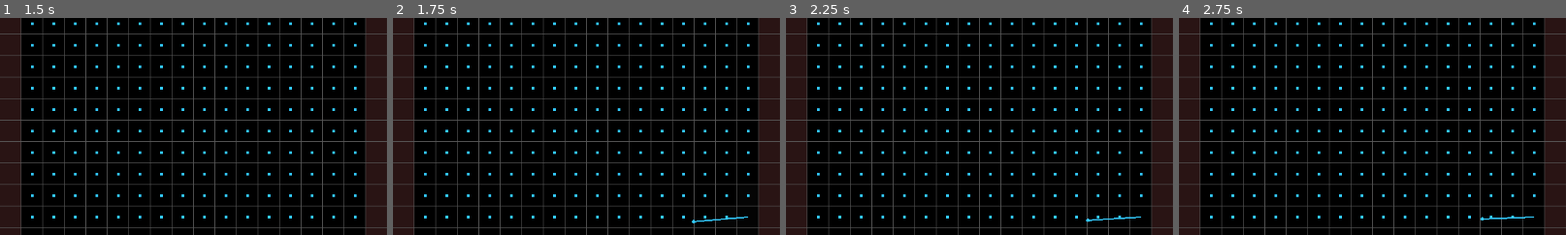
Above: before the commit, frames 1-4 (left to right).
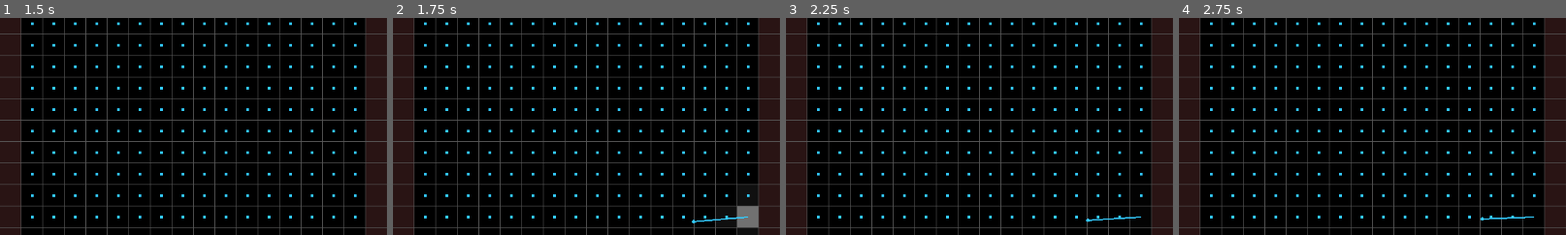
Above: after the commit, the same moments.

Repository: rskupnik/godot-fluid-simulation-demo
Game: Godot game, scene res://root.tscn
Same seed, same stepped clock (60 frames per second), same inputs: the game is played once before the commit and once after it.
Inputs (mouse positions are % of the whole screen's width and height, from its top left):
- Up to frame 1 (1.5 s): tap Enter at 0.5 s; move the mouse to (45, 70) at 0.52 s; click (45, 70) at 0.67 s; tap Space at 1.25 s; drag from (80, 65) to (45, 70) at 1.27 s
- Up to frame 2 (1.75 s): no input
- Up to frame 3 (2.25 s): move the mouse to (20, 35) at 2.02 s; click (20, 35) at 2.17 s
- Up to frame 4 (2.75 s): no input
The pictures show only the part of the screen within x 0-50%, y 26-76%; the shares and areas given below are measured in that part.

Frame 1 is identical in both runs. In frame 2, 0.5% of the frame differs, in the area x 88-95%, y 86-97%; in frame 3, less than 0.1%; in frame 4, nothing differs.

Commit message:
add boundary simulation

Diff:
--- a/fluid_grid.gd
+++ b/fluid_grid.gd
@@ -159,6 +159,7 @@
 				s0 * (t0 * density_prev[IX(i0, j0)] + t1 * density_prev[IX(i0, j1)]) +
 				s1 * (t0 * density_prev[IX(i1, j0)] + t1 * density_prev[IX(i1, j1)])
 			)
+	set_bnd(BoundaryType.DENSITY, density)
 
 # Diffusion simply means spreading the density to the neighbouring cells
 # Think of it like putting a drop of paint in water - it will spread
@@ -187,6 +188,105 @@
 						density[IX(i, j + 1)]		# :)
 					)
 				) / (1.0 + 4.0 * a)					# This balances the math, since we add densities from 5 cells (this one + 4 neighbours). Without this, the density would grow too much (try it!)
+		set_bnd(BoundaryType.DENSITY, density)
+
+# This is the "original" function as defined in the Stam paper
+# It is NOT USED by this program. I left it only for reference
+# It is much more performant because it doesn't declare needless variables
+# But that also make is harder to understand what is going on here
+func set_bnd_original(b: int, grid: PackedFloat32Array) -> void:
+	for i in range(1, N + 1):
+		grid[IX(0, i)] = -grid[IX(1, i)] if b == 1 else grid[IX(1, i)]
+		grid[IX(N + 1, i)] = -grid[IX(N, i)] if b == 1 else grid[IX(N, i)]
+
+		grid[IX(i, 0)] = -grid[IX(i, 1)] if b == 2 else grid[IX(i, 1)]
+		grid[IX(i, N + 1)] = -grid[IX(i, N)] if b == 2 else grid[IX(i, N)]
+
+	grid[IX(0, 0)] = 0.5 * (grid[IX(1, 0)] + grid[IX(0, 1)])
+	grid[IX(0, N + 1)] = 0.5 * (grid[IX(1, N + 1)] + grid[IX(0, N)])
+	grid[IX(N + 1, 0)] = 0.5 * (grid[IX(N, 0)] + grid[IX(N + 1, 1)])
+	grid[IX(N + 1, N + 1)] = 0.5 * (grid[IX(N, N + 1)] + grid[IX(N + 1, N)])
+
+enum BoundaryType {
+	DENSITY,
+	VELOCITY_HORIZONTAL,
+	VELOCITY_VERTICAL
+}
+
+# This function handles boundary cells, which are not part of the simulation. It effectively
+# establishes a "wall". We do this by making each boundary cell copy values of their simulated neighbour,
+# modifying them accordingly if needed.
+# For density, we simply copy the value, simulating fluid spilling out of the box.
+# This happens for both density advection (moving along velocity field) and for diffusion
+# For velocity, we also copy the value of a simulated neighbour but we invert part of it.
+# For top/bottom walls, we invert the vertical values, for left/right we invert the horizontal values
+# This makes the boundaries behave as "walls" for velocity
+# Note: I realize declaring so many needless variables is bad for performance. This is done on purpose
+# to make it easier to understand what is going on here. Original function included, see "set_bnd_original"
+func set_bnd(boundary: BoundaryType, grid: PackedFloat32Array) -> void:
+
+	# We iterate from 1 to N+1 because we want to tackle boundaries, which are a single row/column
+	for i in range(1, N + 1):
+
+		# These define the indexes of boundary cells (the red ones)
+		# We will set values for those
+		var left_boundary_cell_index = IX(0, i)
+		var right_boundary_cell_index = IX(N + 1, i)
+		var bottom_boundary_cell_index = IX(i, 0)
+		var top_boundary_cell_index = IX(i, N + 1)
+
+		# These define the nearest cell neighbour of a boundary cell that is a real cell
+		# We will copy values from those
+		var leftmost_simulated_cell_index = IX(1, i)
+		var rightmost_simulated_cell_index = IX(N, i)
+		var bottommost_simulated_cell_index = IX(i, 1)
+		var topmost_simulated_cell_index = IX(i, N)
+
+		# For density, we simply copy the value of the nearest simulated cell
+		if boundary == BoundaryType.DENSITY:
+			grid[left_boundary_cell_index] = grid[leftmost_simulated_cell_index]
+			grid[right_boundary_cell_index] = grid[rightmost_simulated_cell_index]
+			grid[bottom_boundary_cell_index] = grid[bottommost_simulated_cell_index]
+			grid[top_boundary_cell_index] = grid[topmost_simulated_cell_index]
+
+		# For horizontal velocity, we flip the values on the horizontal axis (the boundary wall
+		# "reflects" the velocity) and just copy the vertical values
+		elif boundary == BoundaryType.VELOCITY_HORIZONTAL:
+			grid[left_boundary_cell_index] = -grid[leftmost_simulated_cell_index]
+			grid[right_boundary_cell_index] = -grid[rightmost_simulated_cell_index]
+			grid[bottom_boundary_cell_index] = grid[bottommost_simulated_cell_index]
+			grid[top_boundary_cell_index] = grid[topmost_simulated_cell_index]
+
+		# For vertical velocity, we flip the values on the vertical axis (the boundary wall
+		# "reflects" the velocity) and just copy the horizontal values
+		elif boundary == BoundaryType.VELOCITY_VERTICAL:
+			grid[left_boundary_cell_index] = grid[leftmost_simulated_cell_index]
+			grid[right_boundary_cell_index] = grid[rightmost_simulated_cell_index]
+			grid[bottom_boundary_cell_index] = -grid[bottommost_simulated_cell_index]
+			grid[top_boundary_cell_index] = -grid[topmost_simulated_cell_index]
+
+	# Corners
+	# Boundary corner cells are a special case because they have two neighbours (both of which are boundary cells as well)
+	# Since we already set the values for all the other boundary cells in the loop above,
+	# here we just set each corner to an average of their two neighbours
+	# For ease of understanding I labeled the vars with SW like South-West, etc.
+	var corner_SW = IX(0, 0)
+	var corner_SW_right_neighbour = IX(1, 0)
+	var corner_SW_top_neighbour = IX(0, 1)
+	var corner_NW = IX(0, N + 1)
+	var corner_NW_right_neighbour = IX(1, N + 1)
+	var corner_NW_bottom_neighbour = IX(0, N)
+	var corner_SE = IX(N + 1, 0)
+	var corner_SE_left_neighbour = IX(N, 0)
+	var corner_SE_top_neighbour = IX(N + 1, 1)
+	var corner_NE = IX(N + 1, N + 1)
+	var corner_NE_left_neighbour = IX(N, N + 1)
+	var corner_NE_bottom_neighbour = IX(N + 1, N)
+
+	grid[corner_SW] = 0.5 * (grid[corner_SW_right_neighbour] + grid[corner_SW_top_neighbour])		# SW corner = right neighbour + top neighbour
+	grid[corner_NW] = 0.5 * (grid[corner_NW_right_neighbour] + grid[corner_NW_bottom_neighbour])	# NW corner = right neighbour + bottom neighbour
+	grid[corner_SE] = 0.5 * (grid[corner_SE_left_neighbour] + grid[corner_SE_top_neighbour])		# SE corner = left neighbour + top neighbour
+	grid[corner_NE] = 0.5 * (grid[corner_NE_left_neighbour] + grid[corner_NE_bottom_neighbour])		# NE corner = left neighbour + bottom neighbour
 
 # This is the standard Godot function for processing input
 # We want to detect when a mouse is dragged while clicked and the inject
